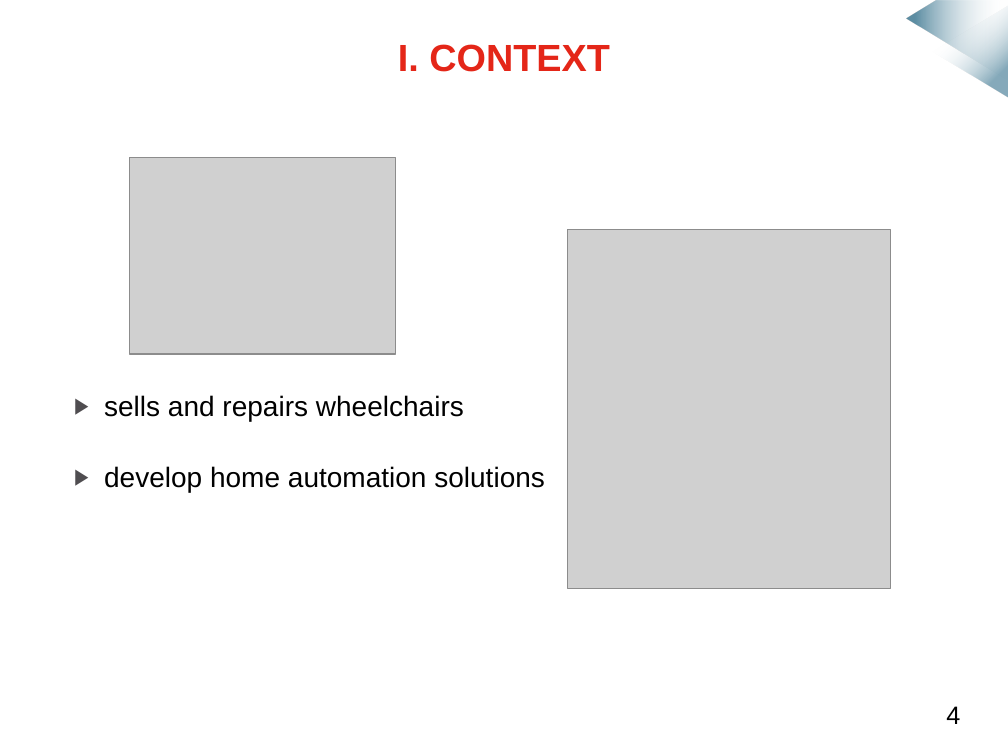
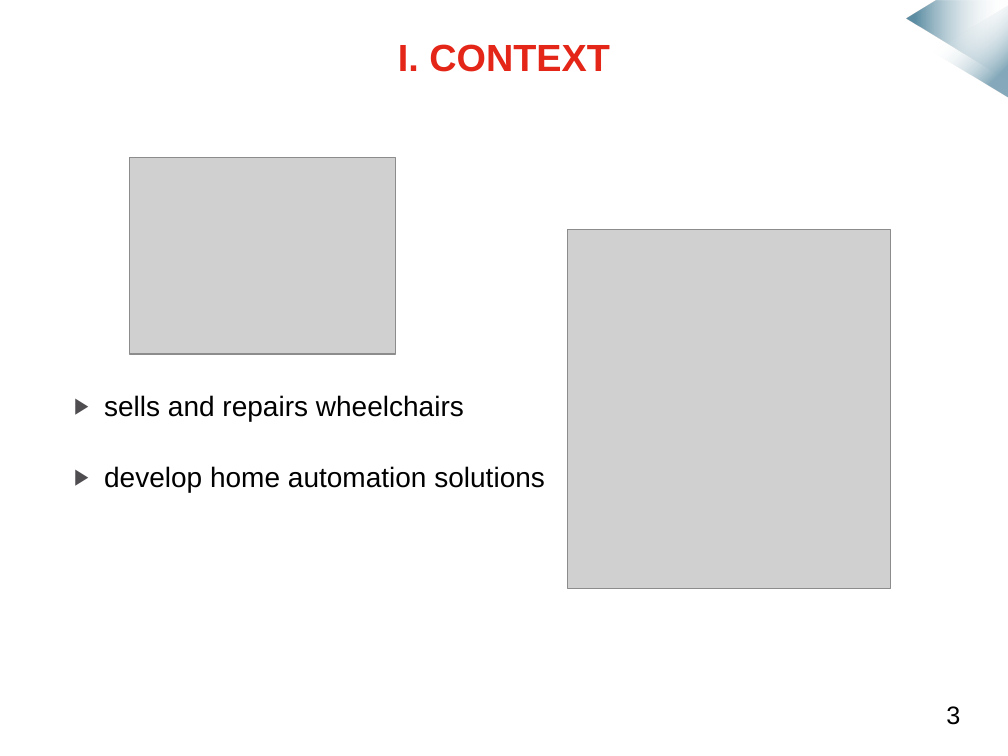
Before and after one commit to mmeven/EP_Domotique_Tablette, a slide deck: slide 3 of Rendu/Diapo_prototype_janvier.pptx. Drawn at 1008x756 pixels with LibreOffice and Linux fonts; fonts in the diff are those of the drawing; grey boxes stand for pictures; background and template pictures are left out. Boxes give left, top, right and bottom in pixels: in the first picture for what was removed or moved away, otherwise in the second. Text is boxed around its words. In the diff, an @@ line names an element or a change of style, - is before the commit and + after.

```diff
--- a/Rendu/Diapo_prototype_janvier.pptx
+++ b/Rendu/Diapo_prototype_janvier.pptx
@@ text at (x1=946, y1=706, x2=960, y2=725): text changed @@
-4
+3
```
Also in this commit, not shown: 13 other slides changed.
